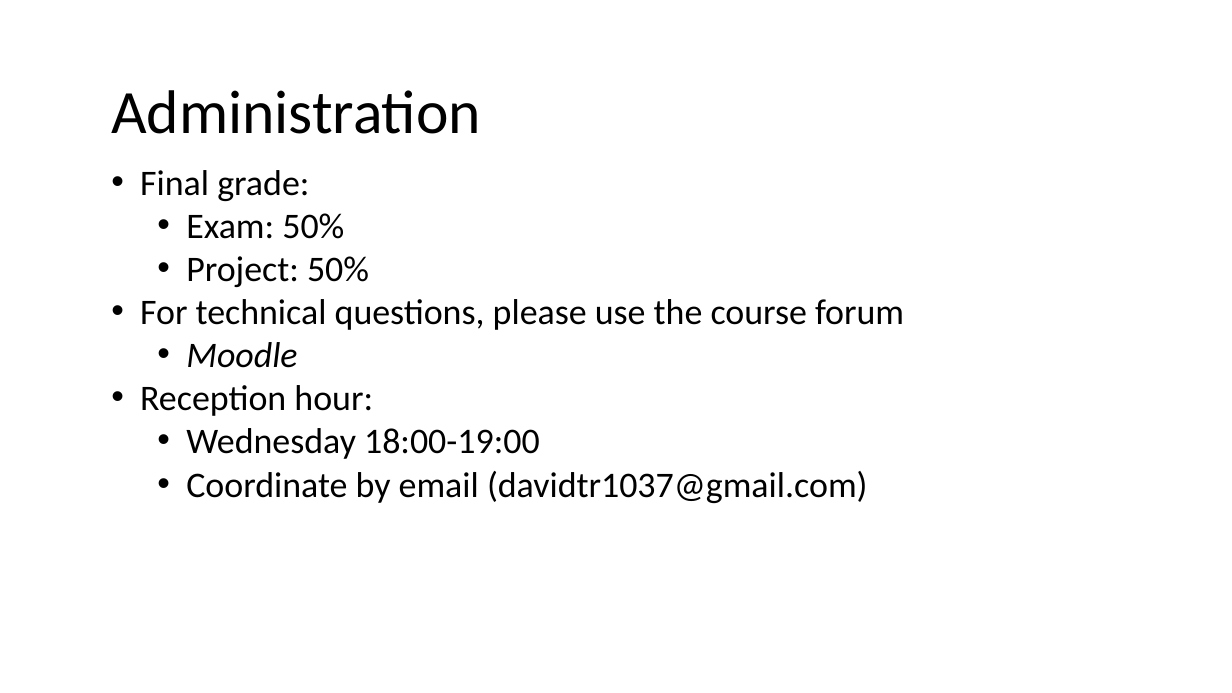
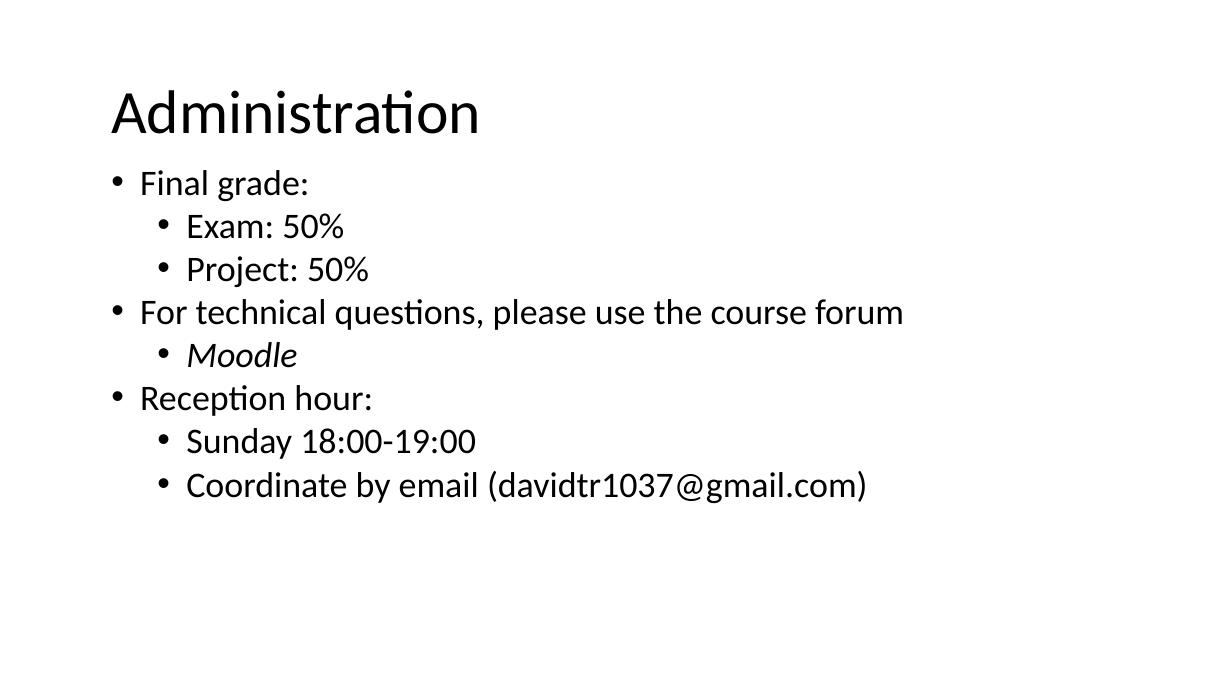
Before and after one commit to nivshani/compilation, a slide deck: slide 2 of slides/lexical_analysis.pptx. Drawn at 1232x693 pixels with LibreOffice and Linux fonts; fonts in the diff are those of the drawing. Boxes give left, top, right and bottom in pixels: in the first picture for what was removed or moved away, otherwise in the second. Text is boxed around its words. In the diff, an @@ line names an element or a change of style, - is before the commit and + after.

```diff
--- a/slides/lexical_analysis.pptx
+++ b/slides/lexical_analysis.pptx
@@ text at [186,428,476,459]: text changed @@
-  • Wednesday 18:00-19:00
+  • Sunday 18:00-19:00
```
Also in this commit, not shown: 2 other slides changed, 1 other file.
